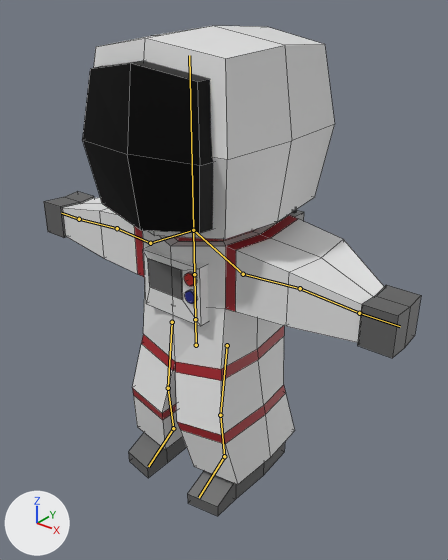
Before and after pictures for a commit that changed the Blender file GameAssets/astronauts.blend.
Before and after are seen from a 50 mm camera at (6.24, -7.01, 8.51) aimed at (0.41, 0.27, 4.0). The lights are fixed; the arrows at lower left show +X, +Y and +Z. The bones that bend it are drawn over the model as lines. Mesh edges are drawn as thin lines.
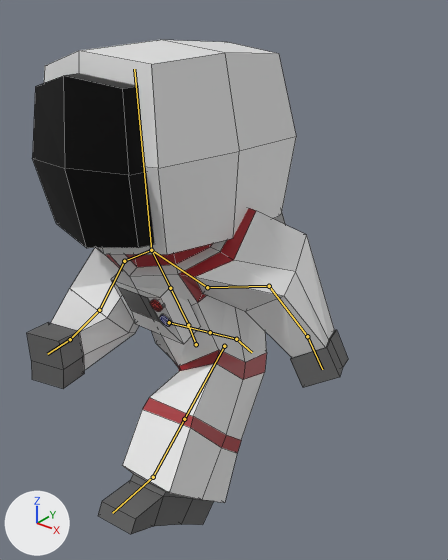
The newer file adds an action. The first version stands in its rest pose; the second is drawn at frame 23 of the action 'Run'.

Changed parts and their boxes (x1, y1, x2, y2) in the pictures (448 x 560 px):
'Cube', posed (15% narrower)
    before: (44, 26, 421, 516)
    after: (27, 40, 348, 534)
bone 'Root', root to tip
    before: (196, 345) to (195, 319)
    after: (196, 344) to (188, 325)
bone 'Spine1', root to tip
    before: (195, 319) to (194, 274)
    after: (188, 325) to (170, 288)
bone 'Head', root to tip
    before: (193, 230) to (189, 55)
    after: (151, 250) to (134, 69)
bone 'UpperArm.L', root to tip
    before: (243, 274) to (300, 288)
    after: (207, 287) to (269, 286)
bone 'LowerArm.L', root to tip
    before: (300, 288) to (359, 313)
    after: (269, 286) to (307, 336)
bone 'Hand.L', root to tip
    before: (359, 313) to (400, 326)
    after: (307, 336) to (322, 369)
bone 'UpperArm.R', root to tip
    before: (150, 243) to (117, 228)
    after: (124, 261) to (99, 310)
bone 'LowerArm.R', root to tip
    before: (117, 228) to (79, 219)
    after: (99, 310) to (70, 339)
bone 'Hand.R', root to tip
    before: (79, 219) to (61, 213)
    after: (70, 339) to (47, 354)

Edits to the bpy script that builds the scene:
```text
Change bone_root:
    where bone_root = bpy.data.objects['Armature'].pose.bones['Root']
    bone_root.location: (0.0, 0.0, 0.0) -> (0.0, 0.01, 0.0)
    bone_root.rotation_quaternion: (1.0, 0.0, 0.0, 0.0) -> (0.983, 0.184, 0.0, 0.0)  # degrees (0, 0, 0) -> degrees (21, 0, 0)
Change bone_spine1:
    where bone_spine1 = bpy.data.objects['Armature'].pose.bones['Spine1']  # child of 'Root'
    bone_spine1.rotation_quaternion: (1.0, 0.0, 0.0, 0.0) -> (0.998, -0.002, -0.025, 0.058)  # degrees (0, 0, 0) -> degrees (0, -3, 7)
Change bone_head:
    where bone_head = bpy.data.objects['Armature'].pose.bones['Head']  # child of 'Spine2'
    bone_head.rotation_quaternion: (1.0, 0.0, 0.0, 0.0) -> (0.981, -0.196, 0.0, 0.0)  # degrees (0, 0, 0) -> degrees (-23, 0, 0)
Change bone_upperarm_l:
    where bone_upperarm_l = bpy.data.objects['Armature'].pose.bones['UpperArm.L']  # child of 'Shoulder.L'
    bone_upperarm_l.rotation_quaternion: (1.0, 0.0, 0.0, 0.0) -> (0.689, -0.135, 0.564, -0.435)  # degrees (0, 0, 0) -> degrees (-64, 41, -91)
Change bone_lowerarm_l:
    where bone_lowerarm_l = bpy.data.objects['Armature'].pose.bones['LowerArm.L']  # child of 'UpperArm.L'
    bone_lowerarm_l.rotation_quaternion: (1.0, 0.0, 0.0, 0.0) -> (0.784, 0.338, -0.521, 0.01)  # degrees (0, 0, 0) -> degrees (66, -55, -36)
Change bone_hand_l:
    where bone_hand_l = bpy.data.objects['Armature'].pose.bones['Hand.L']  # child of 'LowerArm.L'
    bone_hand_l.rotation_quaternion: (1.0, 0.0, 0.0, 0.0) -> (0.978, 0.18, -0.082, -0.068)  # degrees (0, 0, 0) -> degrees (21, -8, -9)
Change bone_upperarm_r:
    where bone_upperarm_r = bpy.data.objects['Armature'].pose.bones['UpperArm.R']  # child of 'Shoulder.R'
    bone_upperarm_r.rotation_quaternion: (1.0, 0.0, 0.0, 0.0) -> (0.73, 0.385, 0.215, 0.522)  # degrees (0, 0, 0) -> degrees (52, -5, 69)
Change bone_lowerarm_r:
    where bone_lowerarm_r = bpy.data.objects['Armature'].pose.bones['LowerArm.R']  # child of 'UpperArm.R'
    bone_lowerarm_r.rotation_quaternion: (1.0, 0.0, 0.0, 0.0) -> (0.902, 0.396, -0.001, 0.17)  # degrees (0, 0, 0) -> degrees (46, -8, 18)
Change bone_hand_r:
    where bone_hand_r = bpy.data.objects['Armature'].pose.bones['Hand.R']  # child of 'LowerArm.R'
    bone_hand_r.rotation_quaternion: (1.0, 0.0, 0.0, 0.0) -> (0.988, 0.128, 0.072, -0.049)  # degrees (0, 0, 0) -> degrees (14, 9, -5)
Change bone_iktarget_l:
    where bone_iktarget_l = bpy.data.objects['Armature'].pose.bones['IKTarget.L']
    bone_iktarget_l.location: (0.0, 0.0, 0.0) -> (0.0, -1.92, -0.76)
    bone_iktarget_l.rotation_quaternion: (1.0, 0.0, 0.0, 0.0) -> (0.972, 0.234, 0.0, 0.0)  # degrees (0, 0, 0) -> degrees (27, 0, 0)
Change bone_iktarget_r:
    where bone_iktarget_r = bpy.data.objects['Armature'].pose.bones['IKTarget.R']
    bone_iktarget_r.location: (0.0, 0.0, 0.0) -> (0.0, 2.15, -1.01)
    bone_iktarget_r.rotation_quaternion: (1.0, 0.0, 0.0, 0.0) -> (0.635, -0.772, 0.0, 0.0)  # degrees (0, 0, 0) -> degrees (-101, 0, 0)
```
